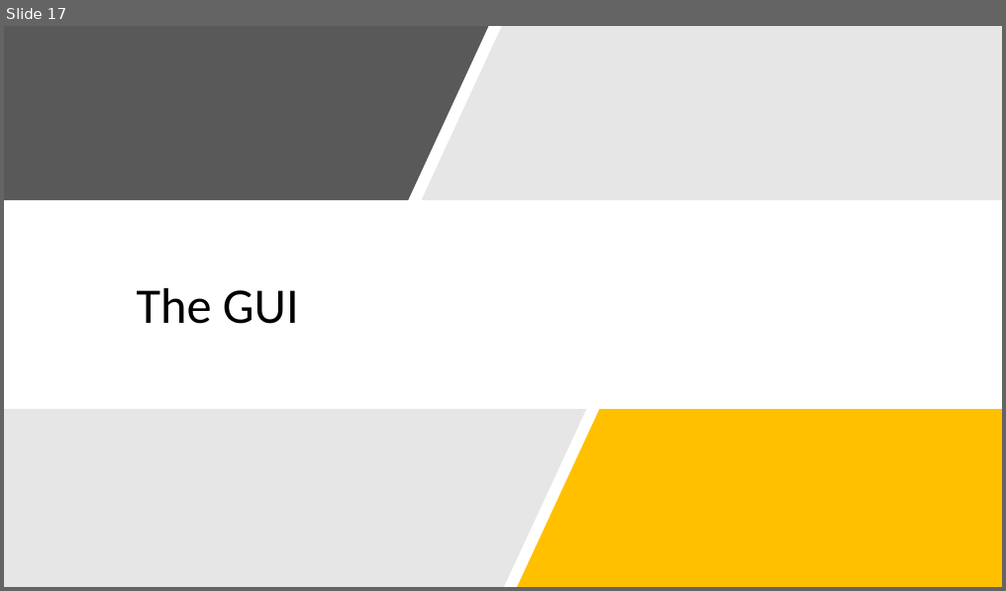
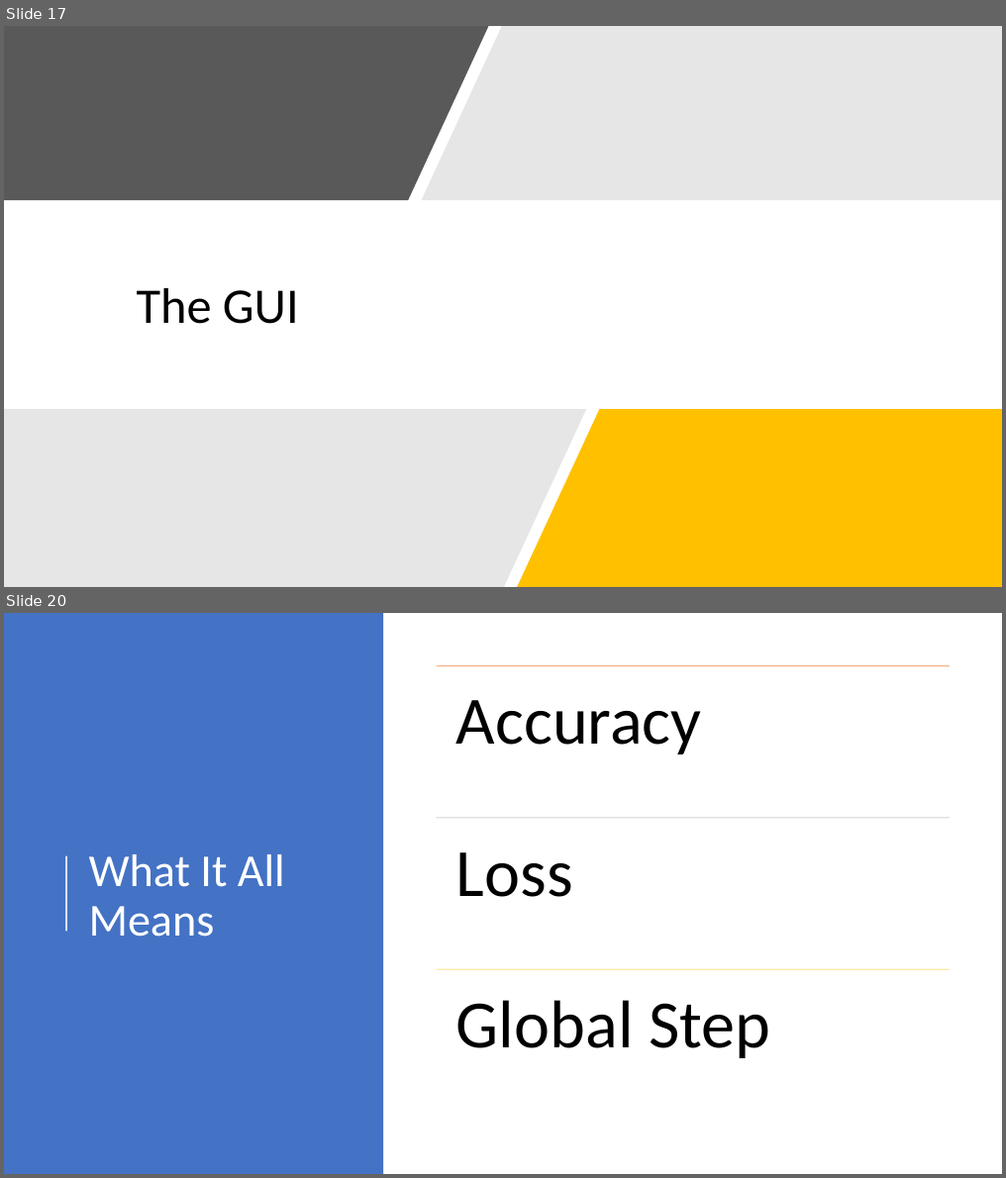
Before and after one commit to ChrisKalahiki/CNN-for-BelgiumTS-and-MNIST, a slide deck: RIPMazeRunner.pptx. Shown one above the other, each under a label of ours: slide 17 before the commit, slides 17 and 20 after it; the slides between them are not shown. The pictures are 1006x591 and 1006x1178 pixels, drawn with LibreOffice and Linux fonts; fonts in the diff are those of the drawing. Boxes give left, top, right and bottom in pixels: in the first picture for what was removed or moved away, otherwise in the second. Text is boxed around its words. In the diff, an @@ line names an element or a change of style, - is before the commit and + after.

```diff
--- a/RIPMazeRunner.pptx
+++ b/RIPMazeRunner.pptx
@@ slide 20 added at (x1=4, y1=613, x2=1002, y2=1174), background #FFFFFF @@
@@ rectangle added at (x1=4, y1=613, x2=383, y2=1174), fill #4472C4 @@
@@ line added from (66, 931) to (66, 857), #FFFFFF 1.5 pt @@
@@ title added at (x1=89, y1=855, x2=285, y2=937), 44 pt, text #FFFFFF @@
+What It All Means
@@ group added at (x1=436, y1=666, x2=949, y2=1059): 3 lines, 3 texts @@
+Accuracy
+Loss
+Global Step
```
Also in this commit, not shown: 3 other slides added, 1 other file.
